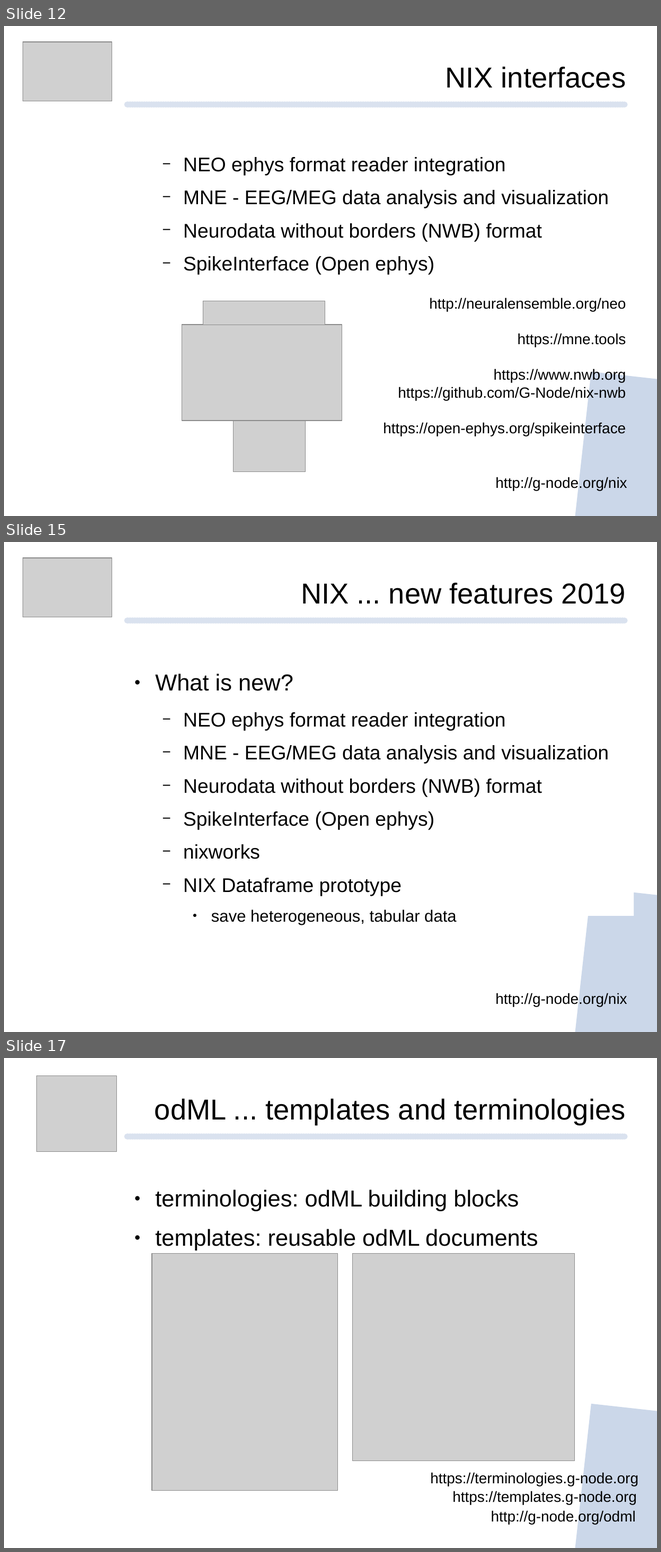
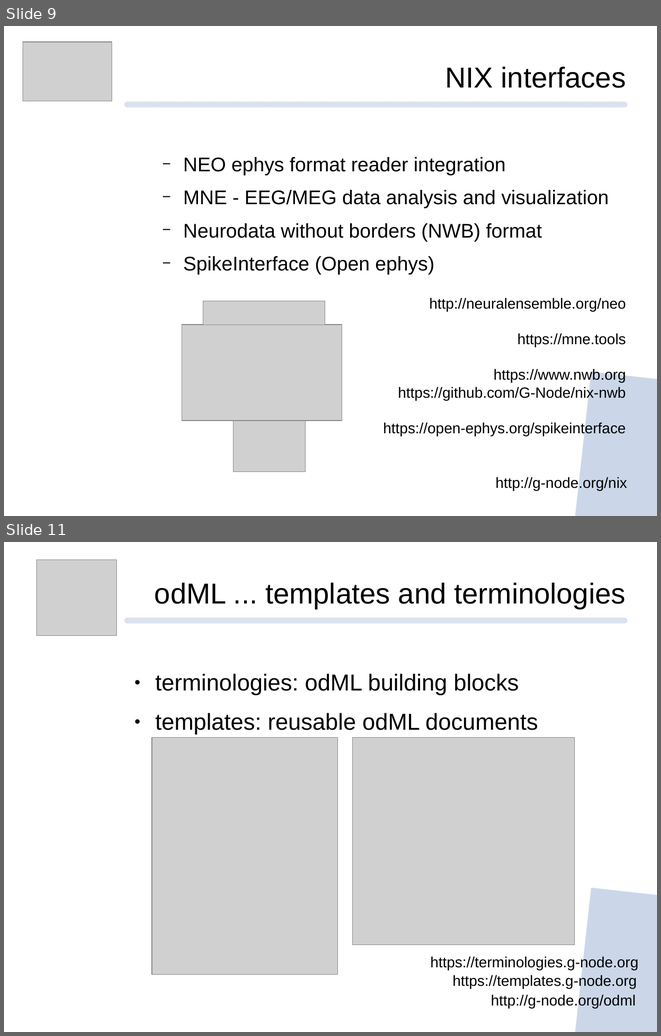
Before and after one commit to mpsonntag/prespost, a slide deck: 202009_BCCN_online/202009_BCCN_Online_conference.odp. Shown one above the other, each under a label of ours: slides 12, 15 and 17 before the commit, slides 9 and 11 after it; the slides between them are not shown. The pictures are 661x1552 and 661x1036 pixels, drawn with LibreOffice and Linux fonts; fonts in the diff are those of the drawing; grey boxes stand for pictures; background and template pictures are left out. Boxes give left, top, right and bottom in pixels: in the first picture for what was removed or moved away, otherwise in the second. Text is boxed around its words. In the diff, an @@ line names an element or a change of style, - is before the commit and + after.

```diff
--- a/202009_BCCN_online/202009_BCCN_Online_conference.odp
+++ b/202009_BCCN_online/202009_BCCN_Online_conference.odp
@@ slide 15 removed at <box>4,542,657,1032</box>, background #FFFFFF; not listed: 2 template elements that a slide beside it also shows @@
@@ picture removed at <box>23,558,113,617</box> @@
@@ text removed at <box>301,582,626,604</box> @@
-NIX ... new features 2019
@@ text removed at <box>155,673,609,925</box> @@
-● What is new?
-  − NEO ephys format reader integration
-  − MNE - EEG/MEG data analysis and visualization
-  − Neurodata without borders (NWB) format
-  − SpikeInterface (Open ephys)
-  − nixworks
-  − NIX Dataframe prototype
-    ● save heterogeneous, tabular data
@@ text removed at <box>495,992,627,1006</box> @@
-http://g-node.org/nix
@@ what was slide 12 is now slide 9 @@
@@ what was slide 17 is now slide 11 @@
```
Also in this commit, not shown: 1 slide changed, 5 other slides removed.
